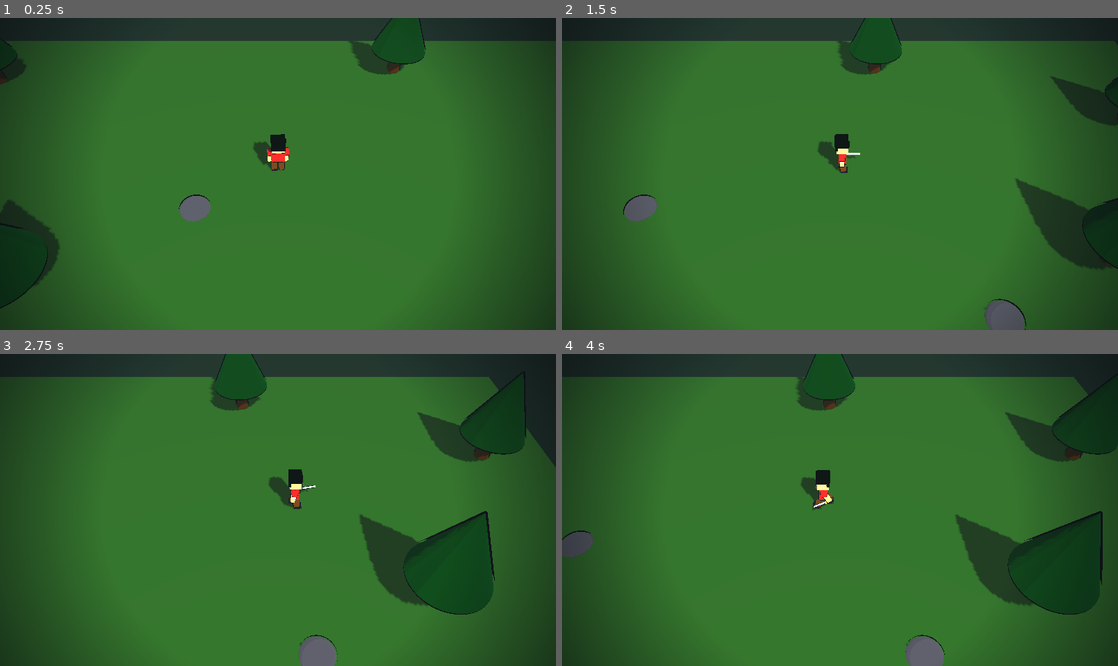
Above: before the commit, frames 1-4 (two rows, left to right).
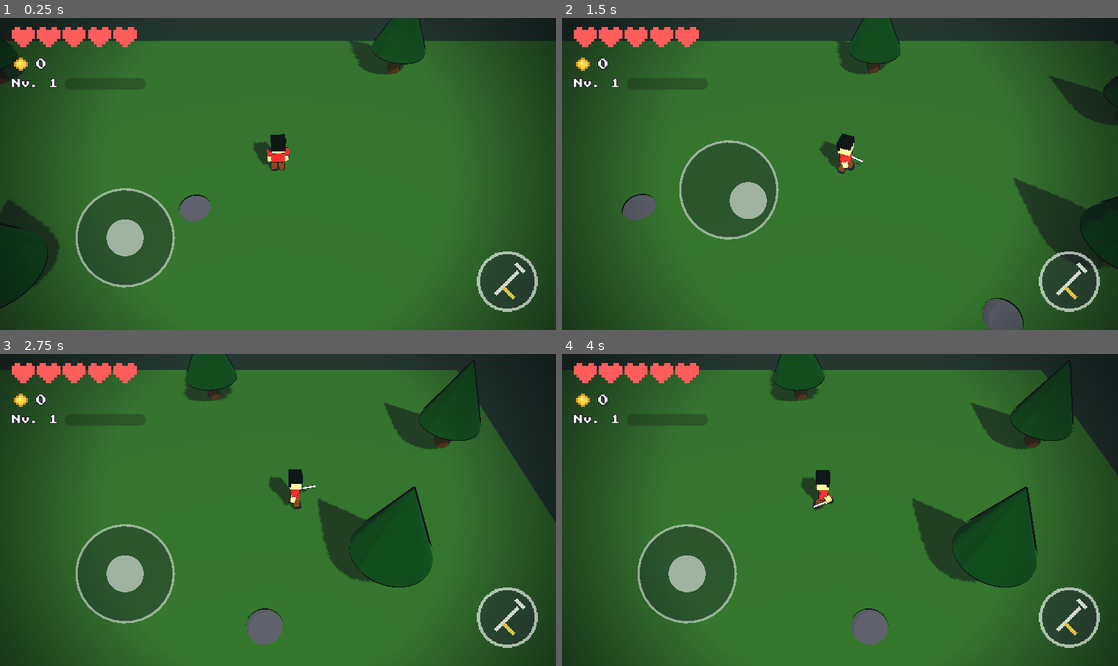
Above: after the commit, the same moments.

Repository: jorgediasdsg/fmf
Game: Godot game, scene res://src/levels3d/arena_test.tscn
Two runs of this game, one before a commit and one after it. Both use one fixed random seed, a clock stepped at 60 frames per second and the inputs below. This scene is started directly instead of the project's main scene.
Inputs (mouse positions are in pixels of both pictures, inside the frame that each line leads up to):
- Up to frame 1 (0.25 s): no input
- Up to frame 2 (1.5 s): tap Enter at 0.5 s; move the mouse to (962, 158) at 0.52 s; hold D (move_right) 0.53-1.25 s; tap J (attack) at 0.6 s; click (962, 158) at 0.67 s; tap Space (jump) at 0.77, 0.8, 1.07 s; drag from (728, 189) to (812, 236) at 1.27 s
- Up to frame 3 (2.75 s): move the mouse to (333, 441) at 2.02 s; hold D (move_right) from 2.03 s (still down); tap J (attack) at 2.1 s; click (333, 441) at 2.17 s; tap Space (jump) at 2.3 s
- Up to frame 4 (4 s): release D (move_right) at 2.75 s; drag from (812, 572) to (673, 463) at 2.77 s; tap Space (jump) at 3.5, 3.6, 3.77 s; move the mouse to (1006, 556) at 3.52 s; hold A (move_left) from 3.53 s (still down); click (1006, 556) at 3.67 s

The runs differ from the first frame. In frame 1, 6.3% of the frame differs, in the area x 2-97%, y 2-95%; in frame 2, 7.1%; in frame 3, 20%, in the area x 0-100%, y 0-100%; in frame 4, 20%.

Commit message:
feat: HUD (corações em terços, moedas, XP) e controles de toque com joystick virtual analógico
Co-Authored-By: Claude Fable 5 <noreply@anthropic.com>

Diff:
--- a/src/levels3d/arena_test.tscn
+++ b/src/levels3d/arena_test.tscn
@@ -1,8 +1,10 @@
-[gd_scene load_steps=5 format=3]
+[gd_scene load_steps=7 format=3]
 
 [ext_resource type="Script" path="res://src/levels3d/arena_test.gd" id="1"]
 [ext_resource type="PackedScene" path="res://src/player3d/player.tscn" id="2"]
 [ext_resource type="PackedScene" path="res://src/ui/vignette.tscn" id="3"]
+[ext_resource type="PackedScene" path="res://src/ui/hud.tscn" id="4"]
+[ext_resource type="PackedScene" path="res://src/ui/touch_controls.tscn" id="5"]
 
 [sub_resource type="Environment" id="env"]
 background_mode = 1
@@ -29,3 +31,7 @@
 [node name="Player" parent="." instance=ExtResource("2")]
 
 [node name="Vignette" parent="." instance=ExtResource("3")]
+
+[node name="Hud" parent="." instance=ExtResource("4")]
+
+[node name="TouchControls" parent="." instance=ExtResource("5")]
--- /dev/null
+++ b/src/ui/hud.gd
@@ -0,0 +1,57 @@
+extends CanvasLayer
+## HUD: 5 corações (em terços), moedas, nível e barra de XP.
+## Atualiza por sinais do GameState, nunca por polling.
+
+const HEART_STATES := 4  # cheio, 2/3, 1/3, vazio
+
+var _hearts: Array[TextureRect] = []
+
+@onready var hearts_box: HBoxContainer = $Margin/Rows/Hearts
+@onready var coin_label: Label = $Margin/Rows/CoinsRow/CoinLabel
+@onready var level_label: Label = $Margin/Rows/LevelRow/LevelLabel
+@onready var xp_bar: ProgressBar = $Margin/Rows/LevelRow/XpBar
+
+
+func _ready() -> void:
+	var tex := load("res://assets/sprites/hearts.png") as Texture2D
+	for i in range(5):
+		var tr := TextureRect.new()
+		var at := AtlasTexture.new()
+		at.atlas = tex
+		at.region = Rect2(0, 0, 8, 8)
+		tr.texture = at
+		tr.custom_minimum_size = Vector2(20, 20)
+		tr.expand_mode = TextureRect.EXPAND_IGNORE_SIZE
+		tr.stretch_mode = TextureRect.STRETCH_KEEP_ASPECT_CENTERED
+		tr.texture_filter = CanvasItem.TEXTURE_FILTER_NEAREST
+		hearts_box.add_child(tr)
+		_hearts.append(tr)
+	GameState.hp_changed.connect(_on_hp)
+	GameState.coins_changed.connect(_on_coins)
+	GameState.xp_changed.connect(_on_xp)
+	GameState.leveled_up.connect(_on_level)
+	_on_hp(GameState.hp, GameState.max_hp)
+	_on_coins(GameState.coins)
+	_on_xp(GameState.xp, GameState.xp_to_next())
+	_on_level(GameState.level)
+
+
+func _on_hp(hp: int, _max_hp: int) -> void:
+	for i in range(5):
+		var thirds := clampi(hp - i * 3, 0, 3)
+		var state := 3 - thirds  # 3 terços → frame 0 (cheio) ... 0 → frame 3 (vazio)
+		(_hearts[i].texture as AtlasTexture).region = Rect2(state * 8, 0, 8, 8)
+
+
+func _on_coins(coins: int) -> void:
+	coin_label.text = str(coins)
+
+
+func _on_xp(xp: int, to_next: int) -> void:
+	xp_bar.max_value = to_next
+	xp_bar.value = xp
+
+
+func _on_level(level: int) -> void:
+	level_label.text = "Nv. %d" % level
+	_on_xp(GameState.xp, GameState.xp_to_next())
--- /dev/null
+++ b/src/ui/hud.tscn
@@ -0,0 +1,67 @@
+[gd_scene load_steps=5 format=3]
+
+[ext_resource type="Script" path="res://src/ui/hud.gd" id="1"]
+[ext_resource type="Texture2D" path="res://assets/sprites/coin.png" id="2"]
+[ext_resource type="FontFile" path="res://assets/fonts/PressStart2P-Regular.ttf" id="3"]
+
+[sub_resource type="AtlasTexture" id="coin_icon"]
+atlas = ExtResource("2")
+region = Rect2(0, 0, 8, 8)
+
+[node name="Hud" type="CanvasLayer"]
+layer = 8
+script = ExtResource("1")
+
+[node name="Margin" type="MarginContainer" parent="."]
+anchors_preset = 10
+anchor_right = 1.0
+offset_bottom = 80.0
+theme_override_constants/margin_left = 10
+theme_override_constants/margin_top = 8
+
+[node name="Rows" type="VBoxContainer" parent="Margin"]
+layout_mode = 2
+size_flags_horizontal = 0
+theme_override_constants/separation = 4
+
+[node name="Hearts" type="HBoxContainer" parent="Margin/Rows"]
+layout_mode = 2
+theme_override_constants/separation = 2
+
+[node name="CoinsRow" type="HBoxContainer" parent="Margin/Rows"]
+layout_mode = 2
+theme_override_constants/separation = 5
+
+[node name="CoinIcon" type="TextureRect" parent="Margin/Rows/CoinsRow"]
+layout_mode = 2
+custom_minimum_size = Vector2(16, 16)
+texture = SubResource("coin_icon")
+expand_mode = 1
+stretch_mode = 5
+texture_filter = 1
+
+[node name="CoinLabel" type="Label" parent="Margin/Rows/CoinsRow"]
+layout_mode = 2
+text = "0"
+theme_override_fonts/font = ExtResource("3")
+theme_override_font_sizes/font_size = 10
+theme_override_colors/font_outline_color = Color(0.07, 0.06, 0.1, 1)
+theme_override_constants/outline_size = 3
+
+[node name="LevelRow" type="HBoxContainer" parent="Margin/Rows"]
+layout_mode = 2
+theme_override_constants/separation = 6
+
+[node name="LevelLabel" type="Label" parent="Margin/Rows/LevelRow"]
+layout_mode = 2
+text = "Nv. 1"
+theme_override_fonts/font = ExtResource("3")
+theme_override_font_sizes/font_size = 8
+theme_override_colors/font_outline_color = Color(0.07, 0.06, 0.1, 1)
+theme_override_constants/outline_size = 3
+
+[node name="XpBar" type="ProgressBar" parent="Margin/Rows/LevelRow"]
+layout_mode = 2
+custom_minimum_size = Vector2(70, 10)
+size_flags_vertical = 4
+show_percentage = false
--- a/src/ui/touch_controls.gd
+++ b/src/ui/touch_controls.gd
@@ -1,10 +1,8 @@
 extends CanvasLayer
-## Controles de toque: visíveis só em telas touch; reposiciona ao redimensionar.
+## Controles de toque: joystick virtual à esquerda + botão de ataque à direita.
+## Visível apenas em telas de toque; reposiciona ao redimensionar.
 
-@onready var left: TouchScreenButton = $Left
-@onready var right: TouchScreenButton = $Right
-@onready var jump: TouchScreenButton = $Jump
-@onready var attack: TouchScreenButton = $Attack
+@onready var attack_btn: TouchScreenButton = $Attack
 
 
 func _ready() -> void:
@@ -15,9 +13,5 @@
 
 func _layout() -> void:
 	var s := get_viewport().get_visible_rect().size
-	var b := 48.0  # tamanho do botão em pixels do canvas (64 * 0.75)
-	var margin := 10.0
-	left.position = Vector2(margin, s.y - b - margin)
-	right.position = Vector2(margin + b + 8.0, s.y - b - margin)
-	attack.position = Vector2(s.x - 2.0 * b - margin - 8.0, s.y - b - margin)
-	jump.position = Vector2(s.x - b - margin, s.y - b - margin - 14.0)
+	var b := 56.0
+	attack_btn.position = Vector2(s.x - b - 14.0, s.y - b - 14.0)
--- a/src/ui/touch_controls.tscn
+++ b/src/ui/touch_controls.tscn
@@ -1,33 +1,22 @@
-[gd_scene load_steps=6 format=3]
+[gd_scene load_steps=4 format=3]
 
 [ext_resource type="Script" path="res://src/ui/touch_controls.gd" id="1"]
-[ext_resource type="Texture2D" path="res://assets/sprites/btn_left.png" id="2"]
-[ext_resource type="Texture2D" path="res://assets/sprites/btn_right.png" id="3"]
-[ext_resource type="Texture2D" path="res://assets/sprites/btn_jump.png" id="4"]
-[ext_resource type="Texture2D" path="res://assets/sprites/btn_attack.png" id="5"]
+[ext_resource type="Script" path="res://src/ui/virtual_joystick.gd" id="2"]
+[ext_resource type="Texture2D" path="res://assets/sprites/btn_attack.png" id="3"]
 
 [node name="TouchControls" type="CanvasLayer"]
 layer = 10
 script = ExtResource("1")
 
-[node name="Left" type="TouchScreenButton" parent="."]
-scale = Vector2(0.75, 0.75)
-texture_normal = ExtResource("2")
-passby_press = true
-action = "move_left"
-
-[node name="Right" type="TouchScreenButton" parent="."]
-scale = Vector2(0.75, 0.75)
-texture_normal = ExtResource("3")
-passby_press = true
-action = "move_right"
-
-[node name="Jump" type="TouchScreenButton" parent="."]
-scale = Vector2(0.75, 0.75)
-texture_normal = ExtResource("4")
-action = "jump"
+[node name="Joystick" type="Control" parent="."]
+anchors_preset = 15
+anchor_right = 0.45
+anchor_bottom = 1.0
+offset_top = 60.0
+mouse_filter = 2
+script = ExtResource("2")
 
 [node name="Attack" type="TouchScreenButton" parent="."]
-scale = Vector2(0.75, 0.75)
-texture_normal = ExtResource("5")
+scale = Vector2(0.875, 0.875)
+texture_normal = ExtResource("3")
 action = "attack"
--- /dev/null
+++ b/src/ui/virtual_joystick.gd
@@ -0,0 +1,54 @@
+extends Control
+## Joystick virtual analógico (multi-touch): o primeiro dedo que tocar nesta
+## área vira o joystick; injeta as ações move_* com força analógica.
+
+const RADIUS := 42.0
+const ACTIONS := {
+	"move_right": Vector2.RIGHT,
+	"move_left": Vector2.LEFT,
+	"move_down": Vector2.DOWN,
+	"move_up": Vector2.UP,
+}
+
+var _finger := -1
+var _origin := Vector2.ZERO
+var _vec := Vector2.ZERO
+
+
+func _input(event: InputEvent) -> void:
+	if event is InputEventScreenTouch:
+		var pos := (event as InputEventScreenTouch).position
+		if event.pressed and _finger == -1 and get_global_rect().has_point(pos):
+			_finger = event.index
+			_origin = pos
+			_vec = Vector2.ZERO
+			queue_redraw()
+		elif not event.pressed and event.index == _finger:
+			_finger = -1
+			_vec = Vector2.ZERO
+			_apply()
+			queue_redraw()
+	elif event is InputEventScreenDrag and (event as InputEventScreenDrag).index == _finger:
+		var drag := event as InputEventScreenDrag
+		_vec = (drag.position - _origin) / RADIUS
+		if _vec.length() > 1.0:
+			_vec = _vec.normalized()
+		_apply()
+		queue_redraw()
+
+
+func _apply() -> void:
+	for action in ACTIONS:
+		var strength := _vec.dot(ACTIONS[action])
+		if strength > 0.12:
+			Input.action_press(action, minf(strength, 1.0))
+		else:
+			Input.action_release(action)
+
+
+func _draw() -> void:
+	var center := (_origin - global_position) if _finger != -1 \
+		else size * Vector2(0.5, 0.62)
+	draw_circle(center, RADIUS, Color(0.1, 0.1, 0.18, 0.35))
+	draw_arc(center, RADIUS, 0, TAU, 32, Color(1, 1, 1, 0.5), 2.0)
+	draw_circle(center + _vec * RADIUS * 0.7, 16.0, Color(1, 1, 1, 0.55))
